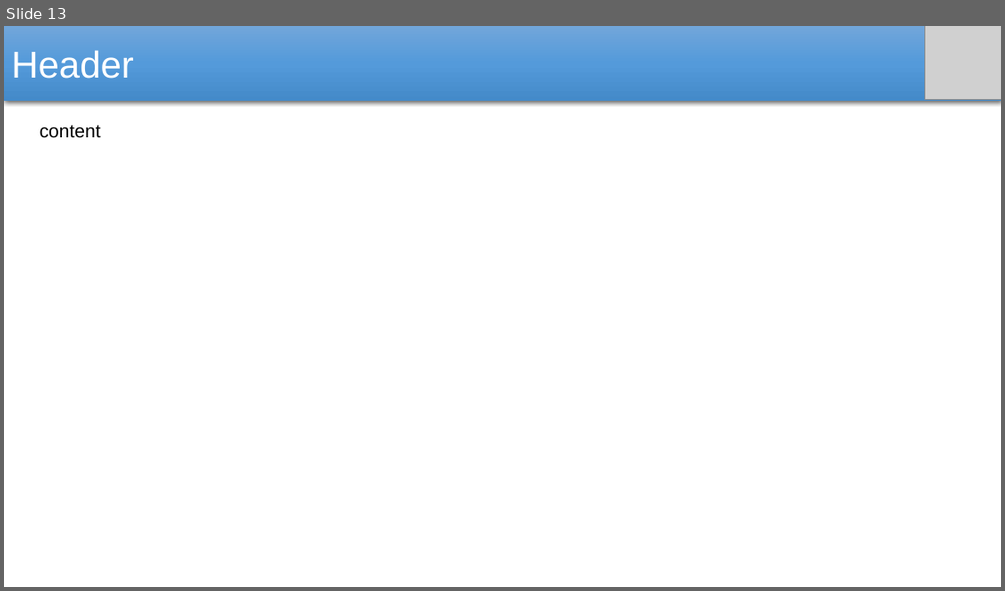
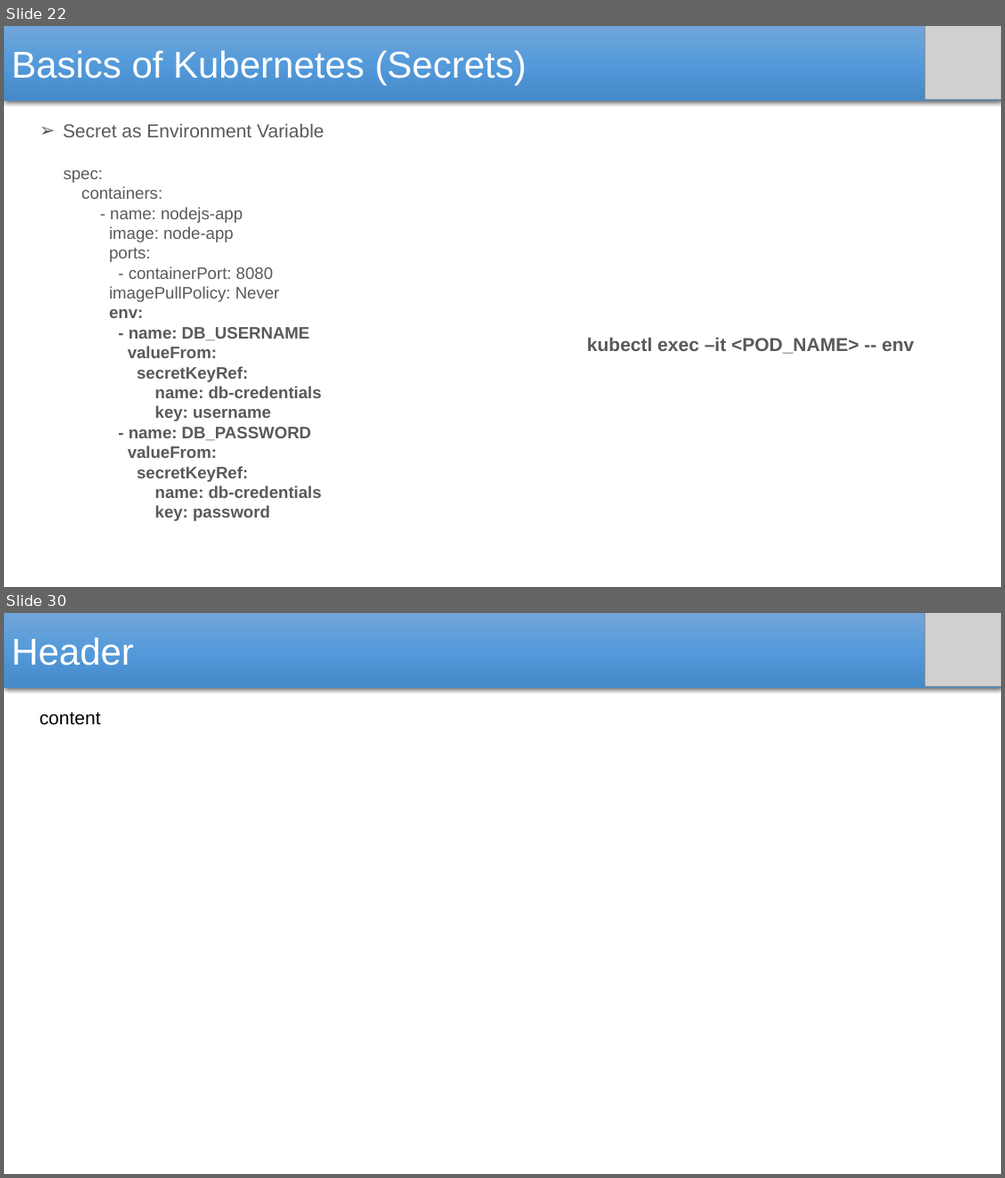
Before and after one commit to SubhadeepSen/Kubernetes-Learning, a slide deck: Kubernetes.pptx. Shown one above the other, each under a label of ours: slide 13 before the commit, slides 22 and 30 after it; the slides between them are not shown. The pictures are 1005x591 and 1005x1178 pixels, drawn with LibreOffice and Linux fonts; fonts in the diff are those of the drawing; grey boxes stand for pictures. Boxes give left, top, right and bottom in pixels: in the first picture for what was removed or moved away, otherwise in the second. Text is boxed around its words. In the diff, an @@ line names an element or a change of style, - is before the commit and + after.

```diff
--- a/Kubernetes.pptx
+++ b/Kubernetes.pptx
@@ slide 22 added at <box>4,26,1001,587</box>, background #FFFFFF @@
@@ rectangle added at <box>4,26,1001,101</box>, fill gradient #71A6DB to #559BDB to #448ACA, 36 pt, text #FFFFFF @@
+Basics of Kubernetes (Secrets)
@@ picture added at <box>925,26,1001,99</box> @@
@@ text added at <box>63,124,324,137</box>, 18 pt, text #595959 @@
+➢ Secret as Environment Variable
@@ text added at <box>64,170,322,521</box>, 16 pt, text #595959, bold @@
+spec:
+containers:
+- name: nodejs-app
+image: node-app
+ports:
+- containerPort: 8080
+imagePullPolicy: Never
+env:
+- name: DB_USERNAME
+valueFrom:
+secretKeyRef:
+name: db-credentials
+key: username
+- name: DB_PASSWORD
+valueFrom:
+secretKeyRef:
+name: db-credentials
+key: password
@@ text added at <box>587,338,914,354</box>, 18 pt, text #595959, bold @@
+kubectl exec –it <POD_NAME> -- env
@@ what was slide 13 is now slide 30 @@
```
Also in this commit, not shown: 6 slides changed, 16 other slides added, 2 other files.
